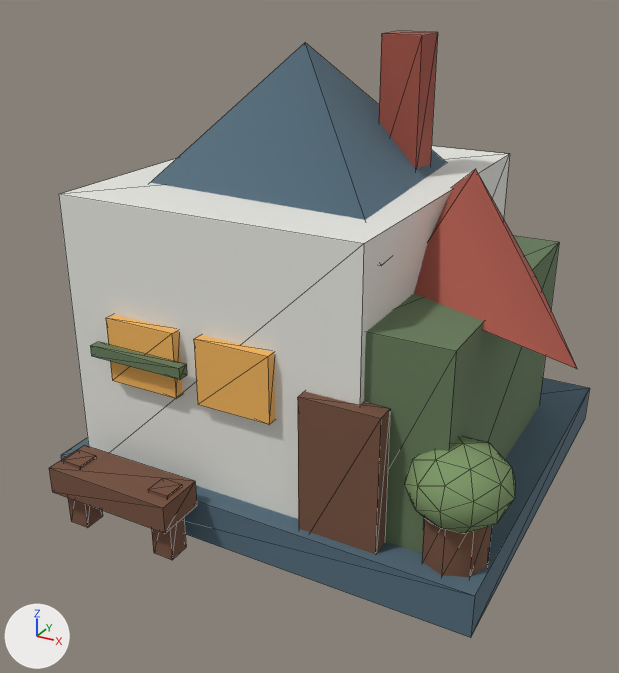
One commit to the glTF model frontend/public/world/buildings/home-row.glb: the scene before it, then after it.
Rendered twice from a camera (50 mm lens) standing at (1.37, -2.78, 1.89) and looking at (-0.02, -0.26, 0.62). Lighting does not change. The marker at lower left points along +X, +Y and +Z. The older version comes first. Mesh edges are drawn as thin lines. Where no turn or scale is listed for an object, it has been applied to the vertices. Vertices at exactly the same position are counted once.

Objects in the first picture: 'HomeShell'.
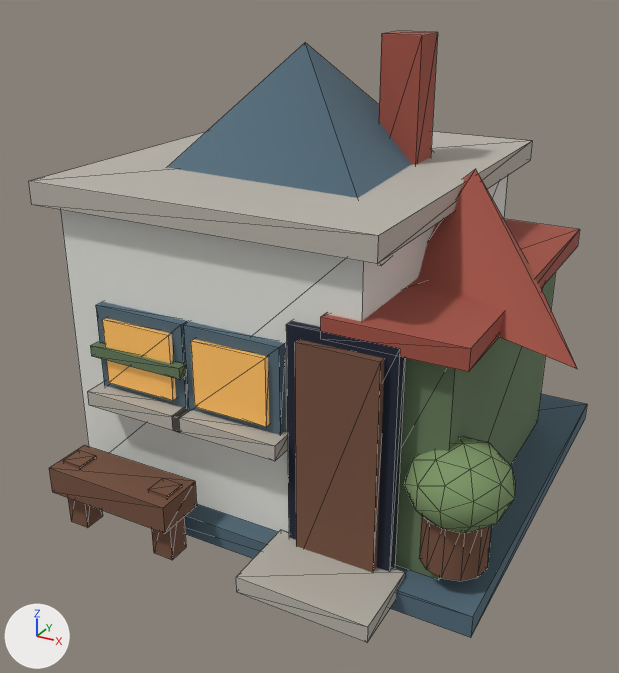
Diff of the bpy script that builds the scene:
```diff
--- a/frontend/public/world/buildings/home-row.glb.py
+++ b/frontend/public/world/buildings/home-row.glb.py
@@ mat_homewindowglowpalette @@
+mat_homewindowglowpalette = bpy.data.materials.new('HomeWindowGlowPalette')
+# nodes: BsdfPrincipled, OutputMaterial, VertexColor
+# colours: orange #f2b45b, mixed with the vertex colours
@@ me_mesh_0 @@
 # used by ob_homeshell; location = (0.0, 0.0, 0.0)
-me_mesh_0.from_pydata(...)  # 160 vertices, 260 faces; spans x -0.82..0.99, y -0.96..0.77, z 0.0..1.65
+me_mesh_0.from_pydata(...)  # 216 vertices, 348 faces; spans x -0.82..0.99, y -0.98..0.77, z -0.02..1.65
+# me_mesh_0 part 1: a new loose piece, a box spanning x -0.82..0.46, y -0.75..0.75, z 1.13..1.21, in mat_homeshellpalette
+# me_mesh_0 part 2: a new loose piece, a box spanning x 0.27..0.73, y -0.72..0.56, z 0.855..0.925, in mat_homeshellpalette
+# me_mesh_0 part 3: a new loose piece, a box spanning x 0.155..0.525, y -0.723..-0.678, z -0.02..0.88, in mat_homeshellpalette
+# me_mesh_0 part 4: a new loose piece, a box spanning x 0.2..0.48, y -0.752..-0.702, z 0.02..0.84, in mat_homeshellpalette
+# me_mesh_0 part 5: a new loose piece, a box spanning x 0.11..0.57, y -0.98..-0.7, z 0.04..0.1, in mat_homeshellpalette
+# me_mesh_0 part 6: a new loose piece, a box spanning x -0.6..-0.24, y -0.728..-0.683, z 0.48..0.8, in mat_homeshellpalette
+# me_mesh_0 part 7: a new loose piece, a box spanning x -0.62..-0.22, y -0.795..-0.695, z 0.438..0.493, in mat_homeshellpalette
+# me_mesh_0 part 8: a new loose piece, a box spanning x -0.23..0.13, y -0.728..-0.683, z 0.48..0.8, in mat_homeshellpalette
+# me_mesh_0 part 9: a new loose piece, a box spanning x -0.25..0.15, y -0.795..-0.695, z 0.438..0.493, in mat_homeshellpalette
+# me_mesh_0 part 10: the loose piece of 8 vertices spanning x 0.2..0.48, y -0.74..-0.67, z 0.07..0.65 is deleted
+# me_mesh_0 part 11: the loose piece of 8 vertices spanning x -0.56..-0.28, y -0.73..-0.68, z 0.52..0.76 is deleted
+# me_mesh_0 part 12: the loose piece of 8 vertices spanning x -0.19..0.09, y -0.73..-0.68, z 0.52..0.76 is deleted
+# me_mesh_0 part 13
+# 8 vertices are removed from x 0.62..0.78, y -0.7..-0.54, z 0.15..0.37
+# 32 faces are deleted
+# 4 vertices in x -0.82..0.82, y -0.77..0.77, z 0.16 move by (0.0, 0.0, -0.08)
+# 8 vertices are added at x 0.6..0.8, y -0.72..-0.52, z 0.15
+# 8 new vertices lie (0.0, 0.0, 0.22) away from vertices in x 0.6..0.8, y -0.72..-0.52, z 0.15
+# 48 new faces join them
 me_mesh_0.materials.append(mat_homeshellpalette)
@@ me_mesh_1 @@
+me_mesh_1.from_pydata(...)  # a box spanning x -0.56..-0.28, y -0.746..-0.716, z 0.52..0.76; a box spanning x -0.19..0.09, y -0.746..-0.716, z 0.52..0.76
+me_mesh_1.materials.append(mat_homewindowglowpalette)
@@ ob_homewindowglow @@
+ob_homewindowglow = bpy.data.objects.new('HomeWindowGlow', me_mesh_1)
+ob_homewindowglow.location = (0.0, 0.0, 0.0)
```

Location of each change, (x1, y1, x2, y2) in pixels of the pictures (619 x 673 px; the box of a moved part takes in the faces that stretch with it):
'HomeShell', reshaped: before (49, 31, 589, 638); after (28, 31, 587, 643)
'HomeWindowGlow', added (orange): after (102, 318, 269, 427)
part 1 of me_mesh_0, added: after (28, 132, 532, 264)
part 2 of me_mesh_0, added: after (320, 219, 580, 372)
part 3 of me_mesh_0, added: after (286, 321, 405, 572)
part 4 of me_mesh_0, added: after (295, 339, 385, 573)
part 5 of me_mesh_0, added: after (236, 530, 405, 643)
part 6 of me_mesh_0, added: after (96, 302, 188, 408)
part 7 of me_mesh_0, added: after (87, 382, 190, 431)
part 8 of me_mesh_0, added: after (183, 322, 286, 435)
part 9 of me_mesh_0, added: after (172, 407, 288, 461)
part 10 of me_mesh_0, deleted: before (298, 392, 390, 554)
part 11 of me_mesh_0, deleted (orange): before (106, 315, 183, 398)
part 12 of me_mesh_0, deleted (orange): before (194, 335, 275, 424)
part 13 of me_mesh_0, moved or reshaped: before (61, 378, 589, 638); after (184, 394, 587, 638)
